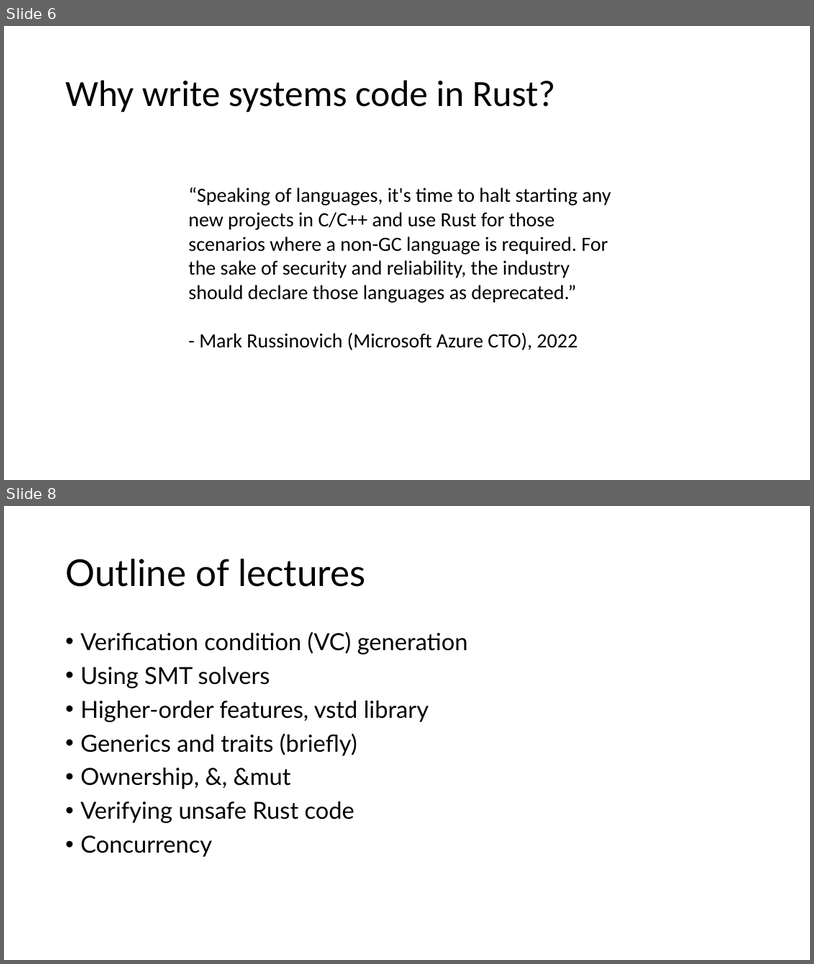
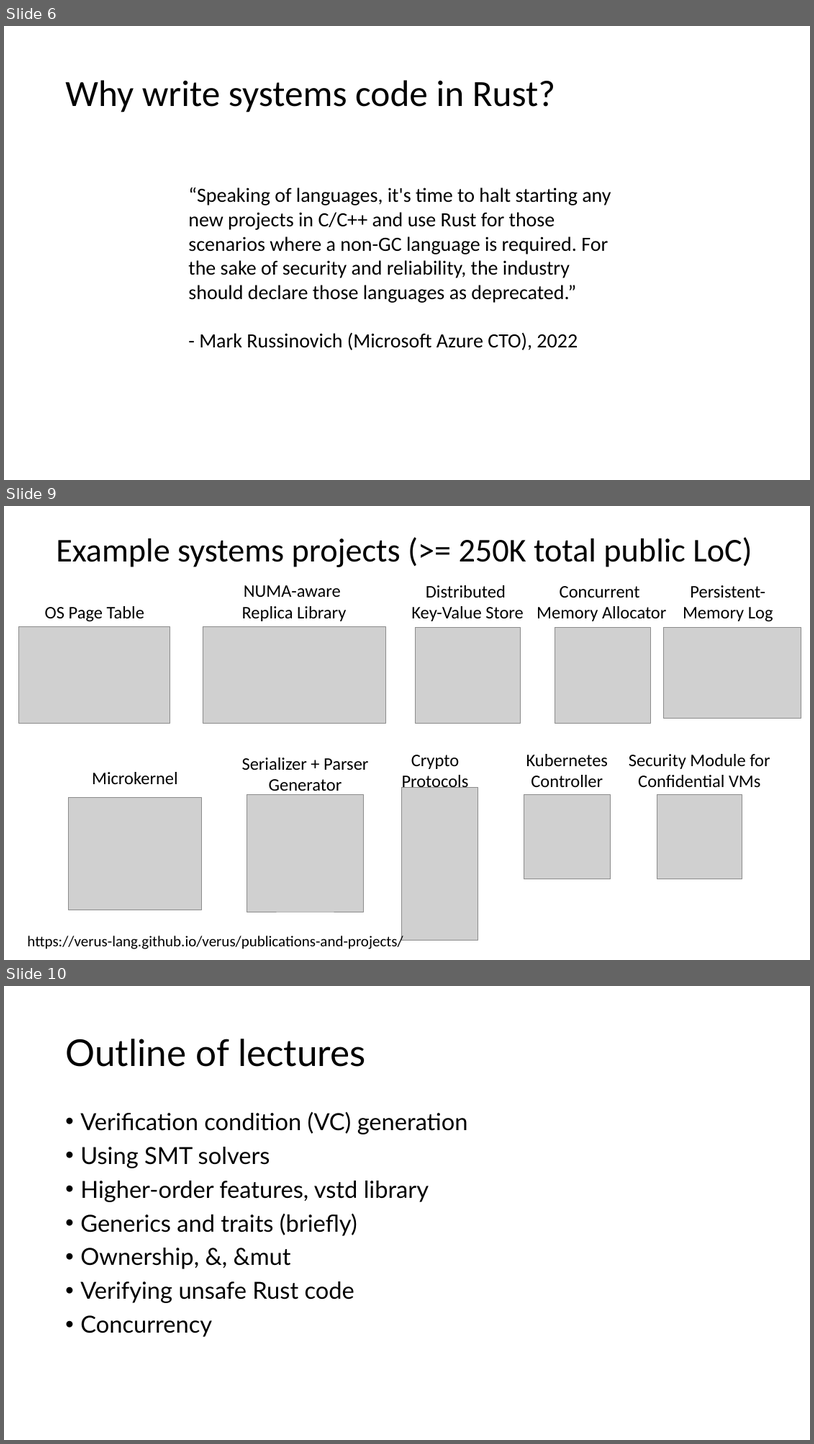
Before and after one commit to verus-lang/event-sites, a slide deck: 2026-summer-formal/slides/summer-school-formal-verus.pptx. Shown one above the other, each under a label of ours: slides 6 and 8 before the commit, slides 6, 9 and 10 after it; the slides between them are not shown. The pictures are 814x964 and 814x1444 pixels, drawn with LibreOffice and Linux fonts; fonts in the diff are those of the drawing; grey boxes stand for pictures. Boxes give left, top, right and bottom in pixels: in the first picture for what was removed or moved away, otherwise in the second. Text is boxed around its words. In the diff, an @@ line names an element or a change of style, - is before the commit and + after.

Commit message:
In 2026-summer-formal, add erasure slide, projects slide, update logo, and minor edits to various slides

```diff
--- a/2026-summer-formal/slides/summer-school-formal-verus.pptx
+++ b/2026-summer-formal/slides/summer-school-formal-verus.pptx
@@ slide 9 added at box(4, 506, 810, 960), background #FFFFFF @@
@@ title added at box(56, 537, 752, 567), 39.6 pt, text #000000 @@
+Example systems projects (>= 250K total public LoC)
@@ text added at box(242, 585, 346, 621), 21 pt, text #000000 @@
+NUMA-aware
+Replica Library
@@ text added at box(412, 585, 524, 621), 21 pt, text #000000 @@
+Distributed
+Key-Value Store
@@ text added at box(537, 586, 666, 621), 21 pt, text #000000 @@
+Concurrent
+Memory Allocator
@@ text added at box(683, 585, 774, 622), 21 pt, text #000000 @@
+Persistent-
+Memory Log
@@ text added at box(45, 606, 144, 622), 21 pt, text #000000 @@
+OS Page Table
@@ picture added at box(18, 626, 170, 723) @@
@@ picture added at box(203, 626, 386, 723) @@
@@ picture added at box(415, 627, 521, 723) @@
@@ picture added at box(556, 627, 651, 723) @@
@@ picture added at box(664, 627, 802, 718) @@
@@ text added at box(242, 757, 368, 795), 21 pt, text #000000 @@
+Serializer + Parser Generator
@@ text added at box(402, 754, 469, 788), 21 pt, text #000000 @@
+Crypto Protocols
@@ text added at box(527, 754, 608, 787), 21 pt, text #000000 @@
+Kubernetes
+Controller
@@ text added at box(629, 754, 770, 788), 21 pt, text #000000 @@
+Security Module for Confidential VMs
@@ text added at box(92, 772, 178, 784), 21 pt, text #000000 @@
+Microkernel
@@ picture added at box(69, 797, 201, 909) @@
@@ picture added at box(247, 795, 364, 912) @@
@@ picture added at box(401, 788, 478, 939) @@
@@ picture added at box(525, 795, 610, 878) @@
@@ picture added at box(657, 795, 742, 878) @@
@@ text added at box(27, 934, 403, 949), 18 pt, text #000000 @@
+https://verus-lang.github.io/verus/publications-and-projects/
@@ what was slide 8 is now slide 10 @@
```
Also in this commit, not shown: 10 slides changed, 1 other slide added, 1 other file.
